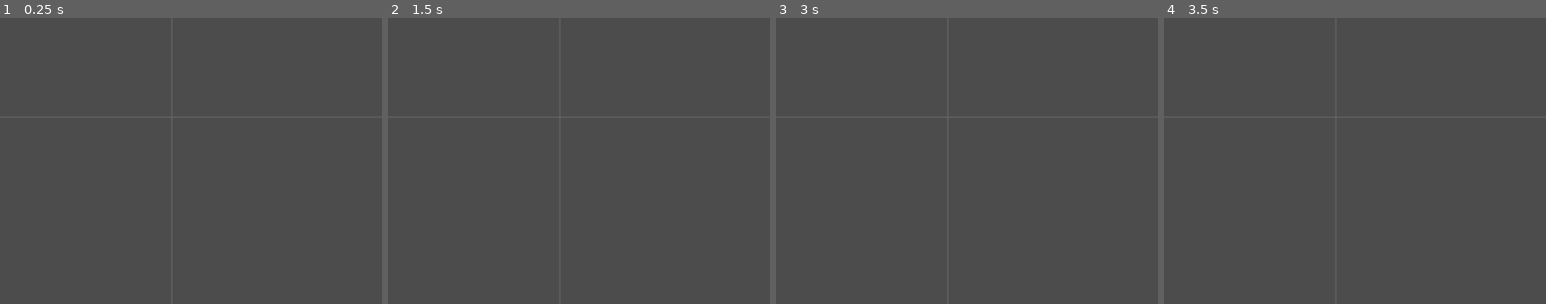
Above: before the commit, frames 1-4 (left to right).
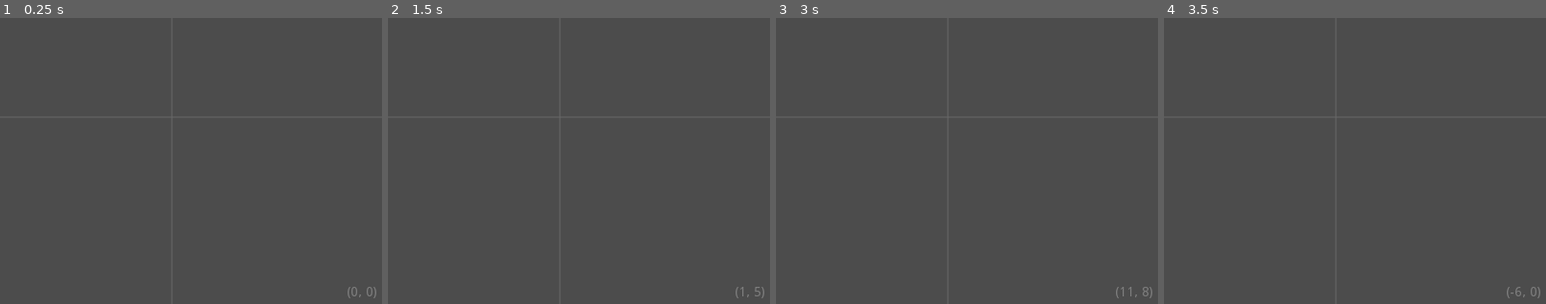
Above: after the commit, the same moments.

Repository: slapslash/TextMap
Game: Godot game, scene res://TextMap.tscn
Same seed, same stepped clock (60 frames per second), same inputs: the game is played once before the commit and once after it.
Inputs (mouse positions are % of the whole screen's width and height, from its top left):
- Up to frame 1 (0.25 s): no input
- Up to frame 2 (1.5 s): tap Enter at 0.5, 0.6 s; move the mouse to (72, 45) at 0.52 s; hold Right (ui_right) 0.53-1.25 s; click (72, 45) at 0.67 s; tap Space at 0.77, 1.25 s; drag from (30, 55) to (45, 70) at 1.27 s
- Up to frame 3 (3 s): tap Enter at 2 s; move the mouse to (60, 28) at 2.02 s; hold Right (ui_right) 2.03-2.75 s; tap Delete at 2.1 s; tap Space at 2.75 s; drag from (45, 70) to (20, 35) at 2.77 s
- Up to frame 4 (3.5 s): no input
The pictures show only the part of the screen within x 50-100%, y 50-100%; the shares and areas given below are measured in that part.

The runs differ from the first frame. In frame 1, less than 0.1% of the frame differs, in the area x 91-99%, y 94-98%; in frame 2, less than 0.1%; in frame 3, less than 0.1%; in frame 4, less than 0.1%, in the area x 89-99%, y 94-98%.

Commit message:
Add a basic UI. By now, only cursor position in shown.

Diff:
--- a/Inputs.gd
+++ b/Inputs.gd
@@ -4,6 +4,7 @@
 onready var selection = $Selection
 
 signal export_tilemap
+signal cursor_pos_changed
 
 
 func _ready():
@@ -203,6 +204,7 @@
 
 func _update_cursor():
 	cursor.global_position = Global.cell_size * Global.cell
+	emit_signal("cursor_pos_changed")
 
 
 func change_cell(add: Vector2):
--- a/TextMap.tscn
+++ b/TextMap.tscn
@@ -7,8 +7,11 @@
 [ext_resource path="res://ExportTileMap.gd" type="Script" id=5]
 [ext_resource path="res://ExportTileMapCanvas.gd" type="Script" id=6]
 [ext_resource path="res://MatrixDraw.gd" type="Script" id=7]
+[ext_resource path="res://UI.tscn" type="PackedScene" id=8]
 
 [node name="TextMap" type="Node2D"]
+
+[node name="UI" parent="." instance=ExtResource( 8 )]
 
 [node name="MatrixDraw" type="Node2D" parent="."]
 script = ExtResource( 7 )
@@ -36,5 +39,6 @@
 [node name="Canvas" type="Node2D" parent="ExportTileMap"]
 script = ExtResource( 6 )
 
+[connection signal="cursor_pos_changed" from="Inputs" to="UI" method="_on_Inputs_cursor_pos_changed"]
 [connection signal="export_tilemap" from="Inputs" to="ExportTileMap" method="_on_Inputs_export_tilemap"]
 [connection signal="zoom_changed" from="Camera" to="Inputs" method="init_custom_mouse_cursor"]
--- /dev/null
+++ b/UI.gd
@@ -0,0 +1,8 @@
+extends CanvasLayer
+
+
+onready var cursor_loc_label = $Top/CursorLocation
+
+
+func _on_Inputs_cursor_pos_changed():
+	cursor_loc_label.text = str(Global.cell)
--- /dev/null
+++ b/UI.tscn
@@ -0,0 +1,29 @@
+[gd_scene load_steps=2 format=2]
+
+[ext_resource path="res://UI.gd" type="Script" id=1]
+
+[node name="UI" type="CanvasLayer"]
+script = ExtResource( 1 )
+
+[node name="Top" type="Control" parent="."]
+modulate = Color( 1, 1, 1, 0.282353 )
+anchor_right = 1.0
+anchor_bottom = 1.0
+margin_left = 5.0
+margin_top = 5.0
+margin_right = -5.0
+margin_bottom = -5.0
+__meta__ = {
+"_edit_use_anchors_": false
+}
+
+[node name="CursorLocation" type="Label" parent="Top"]
+anchor_top = 1.0
+anchor_right = 1.0
+anchor_bottom = 1.0
+margin_top = -14.0
+text = "Cursor Location"
+align = 2
+__meta__ = {
+"_edit_use_anchors_": false
+}
Not shown: 1 places in TextMap.tscn that only renumber resources
